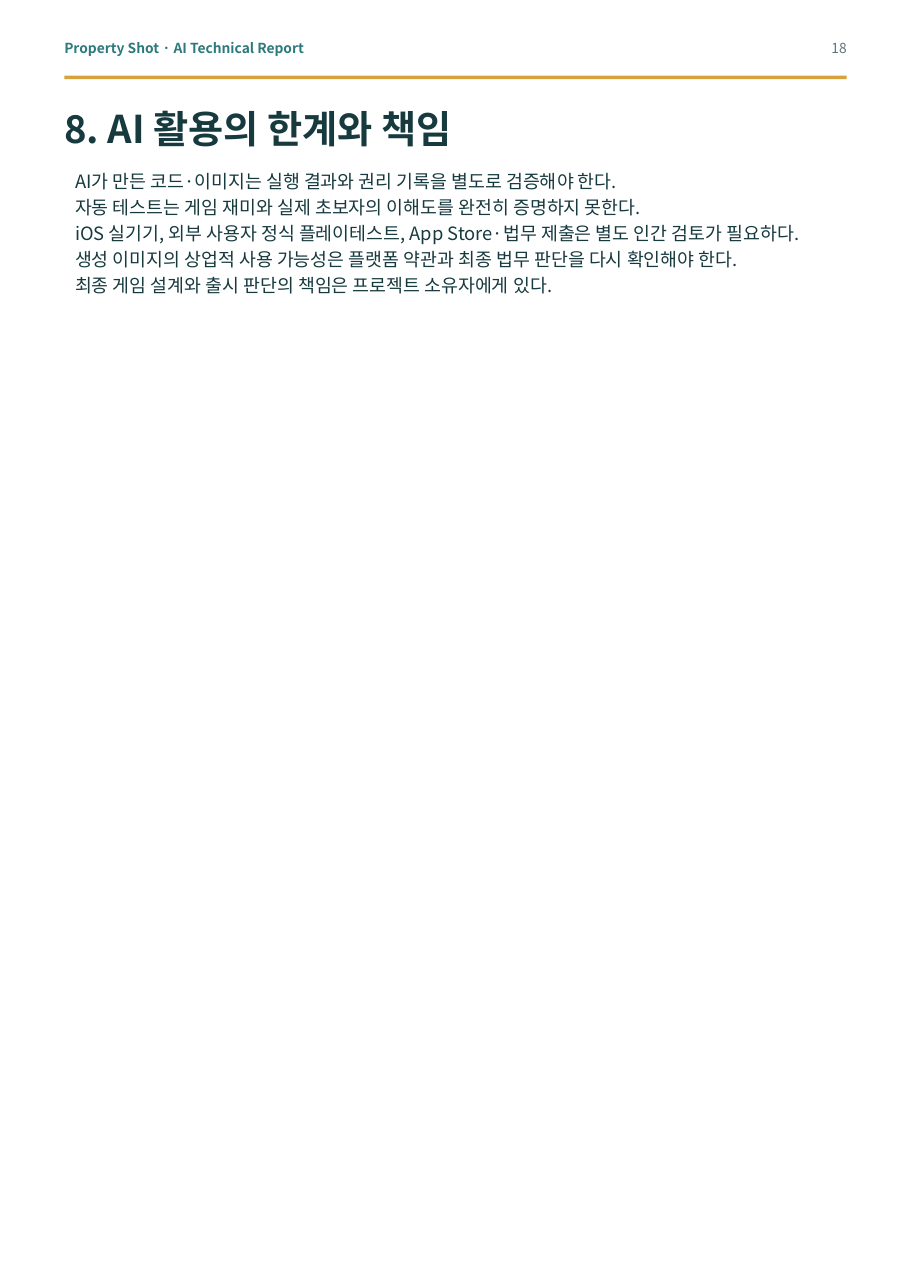
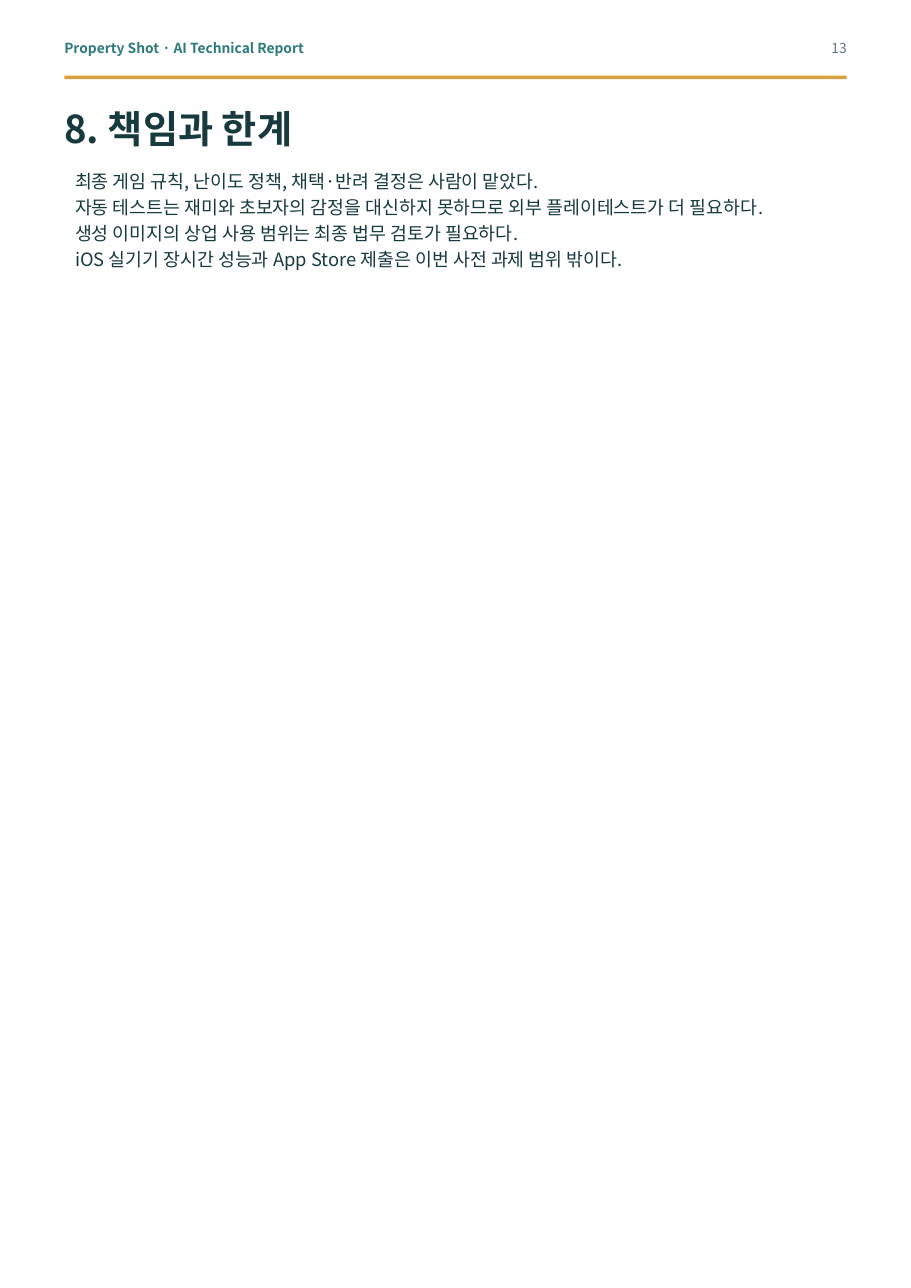
Before and after one commit to good5229/Property_shot, a slide deck: slide 13 of report/dist/property_shot_ai_technical_report.pptx (slide 18 before the commit). Drawn at 911x1288 pixels with LibreOffice and Linux fonts; fonts in the diff are those of the drawing. Boxes give left, top, right and bottom in pixels: in the first picture for what was removed or moved away, otherwise in the second. Text is boxed around its words. In the diff, an @@ line names an element or a change of style, - is before the commit and + after.

```diff
--- a/report/dist/property_shot_ai_technical_report.pptx
+++ b/report/dist/property_shot_ai_technical_report.pptx
@@ text at (831, 43, 846, 53): text changed @@
-18
+13
@@ text at (64, 111, 292, 147): text changed @@
-8. AI 활용의 한계와 책임
+8. 책임과 한계
@@ text at (75, 172, 764, 271): text changed @@
-AI가 만든 코드·이미지는 실행 결과와 권리 기록을 별도로 검증해야 한다.
-자동 테스트는 게임 재미와 실제 초보자의 이해도를 완전히 증명하지 못한다.
-iOS 실기기, 외부 사용자 정식 플레이테스트, App Store·법무 제출은 별도 인간 검토가 필요하다.
-생성 이미지의 상업적 사용 가능성은 플랫폼 약관과 최종 법무 판단을 다시 확인해야 한다.
-최종 게임 설계와 출시 판단의 책임은 프로젝트 소유자에게 있다.
+최종 게임 규칙, 난이도 정책, 채택·반려 결정은 사람이 맡았다.
+자동 테스트는 재미와 초보자의 감정을 대신하지 못하므로 외부 플레이테스트가 더 필요하다.
+생성 이미지의 상업 사용 범위는 최종 법무 검토가 필요하다.
+iOS 실기기 장시간 성능과 App Store 제출은 이번 사전 과제 범위 밖이다.
```
Also in this commit, not shown: 7 other slides changed, 6 slides added, 11 slides removed, 13 other files.
